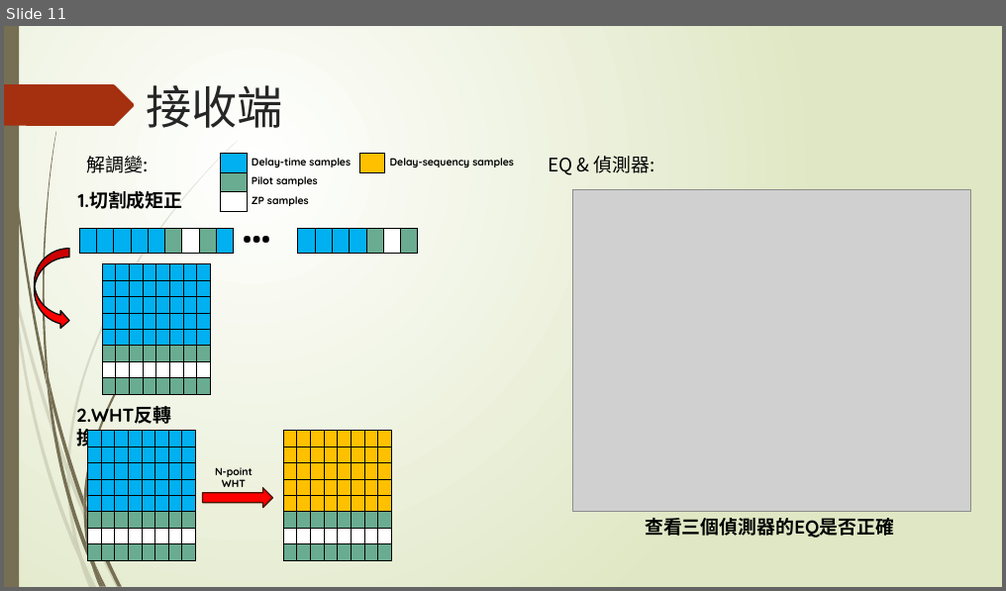
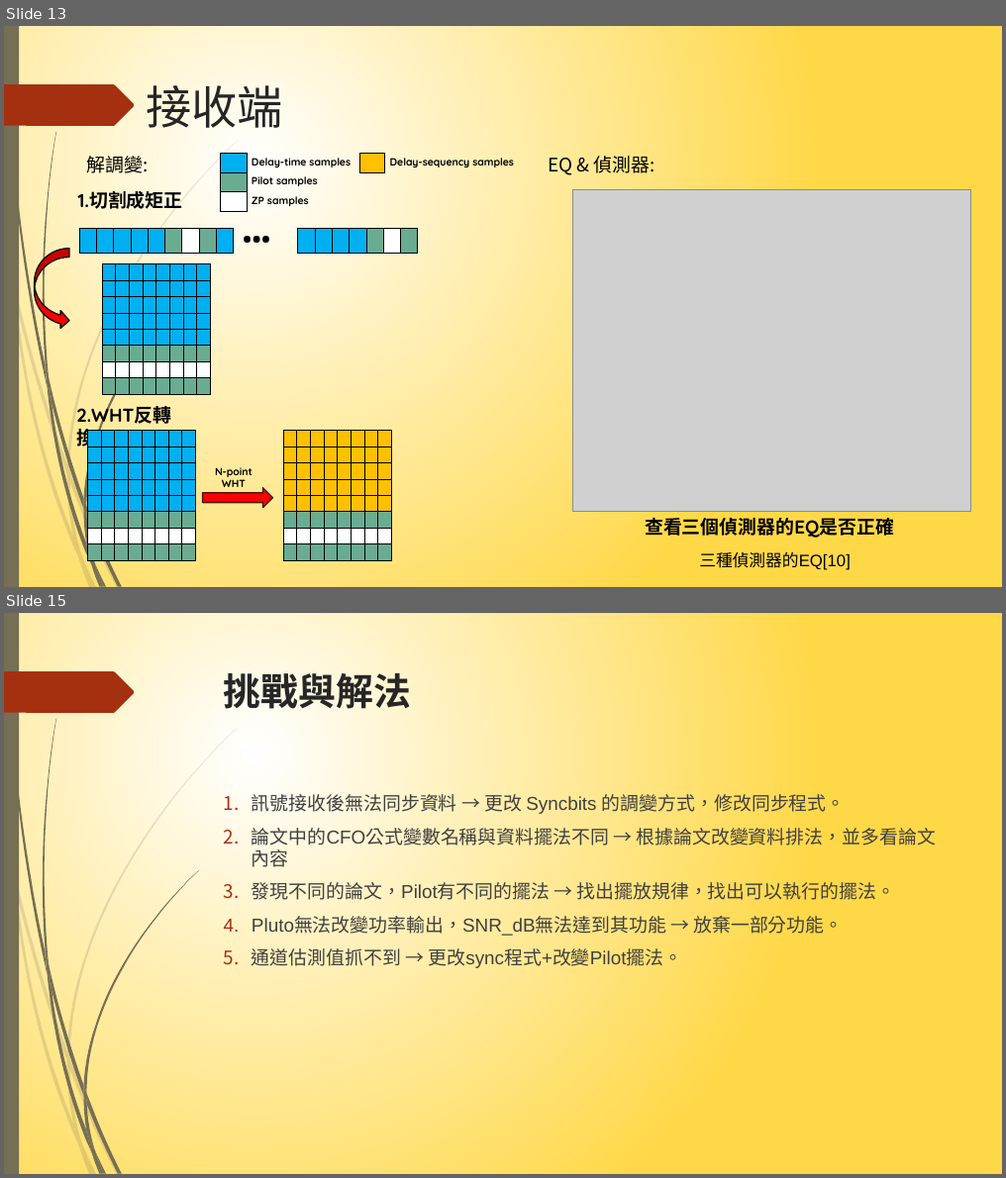
Before and after one commit to NIUWCSP/OTSM, a slide deck: report/以SDR實現OTSM通訊技術.pptx. Shown one above the other, each under a label of ours: slide 11 before the commit, slides 13 and 15 after it; the slides between them are not shown. The pictures are 1006x591 and 1006x1178 pixels, drawn with LibreOffice and Linux fonts; fonts in the diff are those of the drawing; grey boxes stand for pictures. Boxes give left, top, right and bottom in pixels: in the first picture for what was removed or moved away, otherwise in the second. Text is boxed around its words. In the diff, an @@ line names an element or a change of style, - is before the commit and + after.

```diff
--- a/report/以SDR實現OTSM通訊技術.pptx
+++ b/report/以SDR實現OTSM通訊技術.pptx
@@ slide 15 added at [4, 613, 1002, 1174], background gradient #FFFFFF to #FFD847; not listed: 24 template elements that a slide beside it also shows @@
@@ title added at [224, 673, 411, 709], 36 pt, text #262626, bold @@
+挑戰與解法
@@ text added at [252, 791, 936, 969], 18 pt, text #404040 @@
+1. 訊號接收後無法同步資料 → 更改 Syncbits 的調變方式，修改同步程式。
+2. 論文中的CFO公式變數名稱與資料擺法不同 → 根據論文改變資料排法，並多看論文內容
+3. 發現不同的論文，Pilot有不同的擺法 → 找出擺放規律，找出可以執行的擺法。
+4. Pluto無法改變功率輸出，SNR_dB無法達到其功能 → 放棄一部分功能。
+5. 通道估測值抓不到 → 更改sync程式+改變Pilot擺法。
@@ what was slide 11 is now slide 13 @@
@@ slide 13 changed as well @@
@@ background gradient #FFFFFF to #DFE8C4 to gradient #FFFFFF to #FFD847 @@
@@ text added at [699, 553, 850, 570], 16 pt, text #000000 @@
+三種偵測器的EQ[10]
```
Also in this commit, not shown: 16 other slides changed, 2 other slides added, 6 other files.
